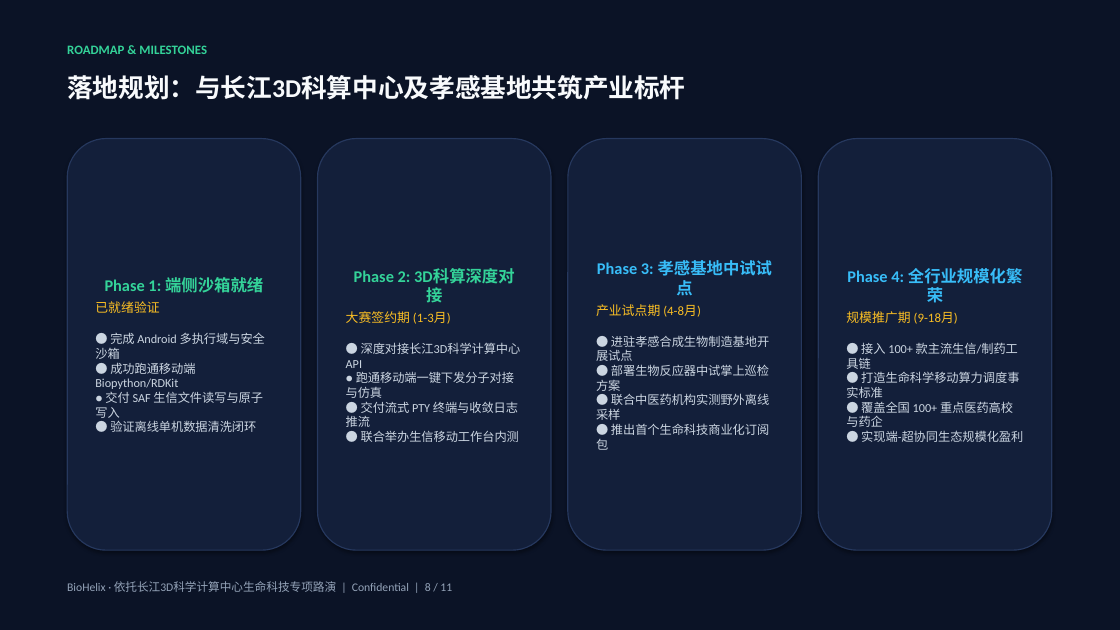
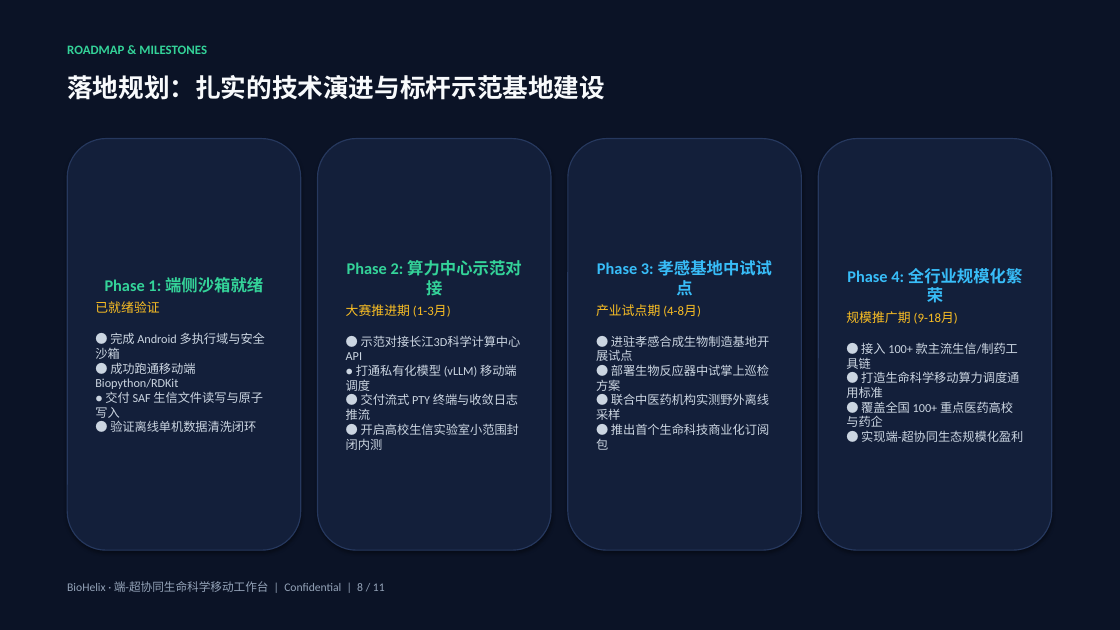
Before and after one commit to dollarser/helix-agent, a slide deck: slide 8 of docs/product/BioHelix_商业计划书_路演版.pptx. Drawn at 1120x630 pixels with LibreOffice and Linux fonts; fonts in the diff are those of the drawing. Boxes give left, top, right and bottom in pixels: in the first picture for what was removed or moved away, otherwise in the second. Text is boxed around its words. In the diff, an @@ line names an element or a change of style, - is before the commit and + after.

```diff
--- a/docs/product/BioHelix_商业计划书_路演版.pptx
+++ b/docs/product/BioHelix_商业计划书_路演版.pptx
@@ text at <box>67,75,605,100</box>: text changed @@
-落地规划：与长江3D科算中心及孝感基地共筑产业标杆
+落地规划：扎实的技术演进与标杆示范基地建设
@@ text in rounded rectangle at <box>346,260,521,450</box>: text changed @@
-Phase 2: 3D科算深度对接
-大赛签约期 (1-3月)
-● 深度对接长江3D科学计算中心 API
-● 跑通移动端一键下发分子对接与仿真
-● 交付流式 PTY 终端与收敛日志推流
-● 联合举办生信移动工作台内测
+Phase 2: 算力中心示范对接
+大赛推进期 (1-3月)
+● 示范对接长江3D科学计算中心 API
+● 打通私有化模型 (vLLM) 移动端调度
+● 交付流式 PTY 终端与收敛日志推流
+● 开启高校生信实验室小范围封闭内测
@@ text in rounded rectangle at <box>846,342,1023,442</box>: text changed @@
-● 接入 100+ 款主流生信/制药工具链
-● 打造生命科学移动算力调度事实标准
-● 覆盖全国 100+ 重点医药高校与药企
-● 实现端-超协同生态规模化盈利
+● 接入 100+ 款主流生信/制药工具链
+● 打造生命科学移动算力调度通用标准
+● 覆盖全国 100+ 重点医药高校与药企
+● 实现端-超协同生态规模化盈利
@@ text at <box>67,581,385,592</box>: text changed @@
-BioHelix · 依托长江3D科学计算中心生命科技专项路演 | Confidential | 8 / 11
+BioHelix · 端-超协同生命科学移动工作台 | Confidential | 8 / 11
```
Also in this commit, not shown: 10 other slides changed, 2 other files.
